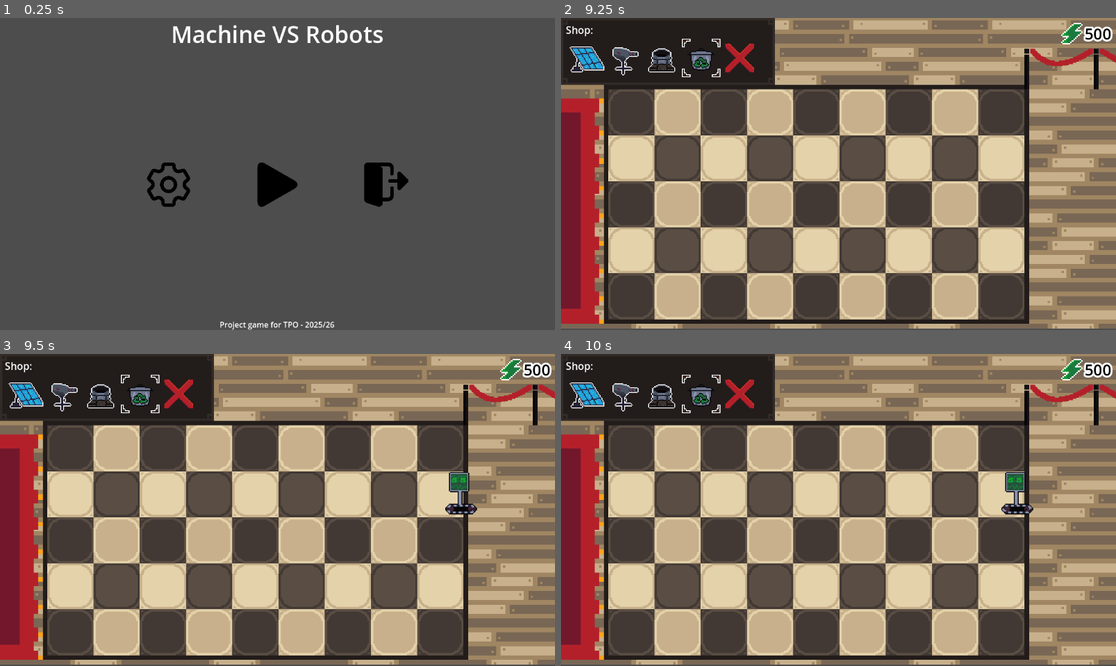
Above: before the commit, frames 1-4 (two rows, left to right).
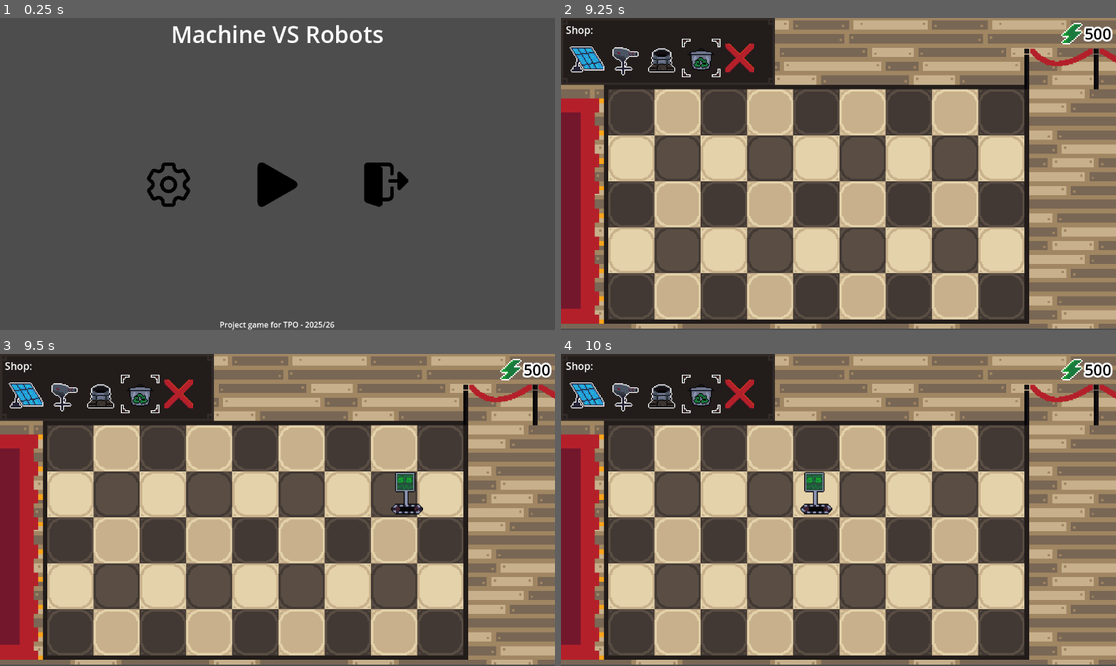
Above: after the commit, the same moments.

Repository: AuraDvin/MvR
Game: Godot game, scene res://levels/menus/main_menu/main_menu.tscn
Same seed, same stepped clock (60 frames per second), same inputs: the game is played once before the commit and once after it.
Inputs (mouse positions are in pixels of both pictures, inside the frame that each line leads up to):
- Up to frame 1 (0.25 s): no input
- Up to frame 2 (9.25 s): click (838, 183) at 0.5 s; click "1" at 1.25 s; click (588, 58) at 2 s; click (622, 58) at 2.75 s; click (660, 58) at 3.5 s; click (699, 58) at 4.25 s; click (738, 58) at 5 s; tap Enter (ui_accept) at 5.75, 6.02, 6.5, 6.77, 7.25, 8, 8.27, 8.75, 9.02 s; move the mouse to (816, 205) at 5.77 s; hold Right (ui_right) 5.78-6.53 s; click (816, 205) at 5.92 s; move the mouse to (727, 189) at 6.52 s; hold Left (ui_left) 6.53-7.28 s; move the mouse to (894, 105) at 7.27 s; hold Right (ui_right) 7.28-8.78 s; move the mouse to (810, 236) at 8.02 s; click (810, 236) at 8.17 s; move the mouse to (1005, 220) at 8.77 s; hold Left (ui_left) from 8.78 s (still down)
- Up to frame 3 (9.5 s): keep holding Left (ui_left)
- Up to frame 4 (10 s): keep holding Left (ui_left); move the mouse to (672, 463) at 9.52 s; tap Enter (ui_accept) at 9.77 s

Frames 1-2 are identical in both runs. In frame 3, 0.9% of the frame differs, in the area x 70-86%, y 37-52%; in frame 4, 0.9%, in the area x 43-86%, y 37-52%.

Commit message:
actually follow laws of physics

Diff:
--- a/characters/enemies/enemy.gd
+++ b/characters/enemies/enemy.gd
@@ -18,7 +18,6 @@
 @export var speed: float
 @export var max_speed: float = 10.0
 @export var health_points: int = 3
-
 
 
 @onready var body_area: Area2D = $BodyArea2D
@@ -57,14 +56,11 @@
 	if not movable:
 		return
 
-	velocity.x += -speed * delta
-	if abs(velocity.x) >= max_speed:
-		velocity.x = sign(velocity.x) * max_speed
-
 	if not tracks.playing:
 		tracks.play()
 
-	position += velocity * delta
+	var veloc = Vector2(-speed, 0) * delta
+	position += veloc
 
 	# For testing purposes - remove if off-screen
 	if position.x <= -20000.0:
